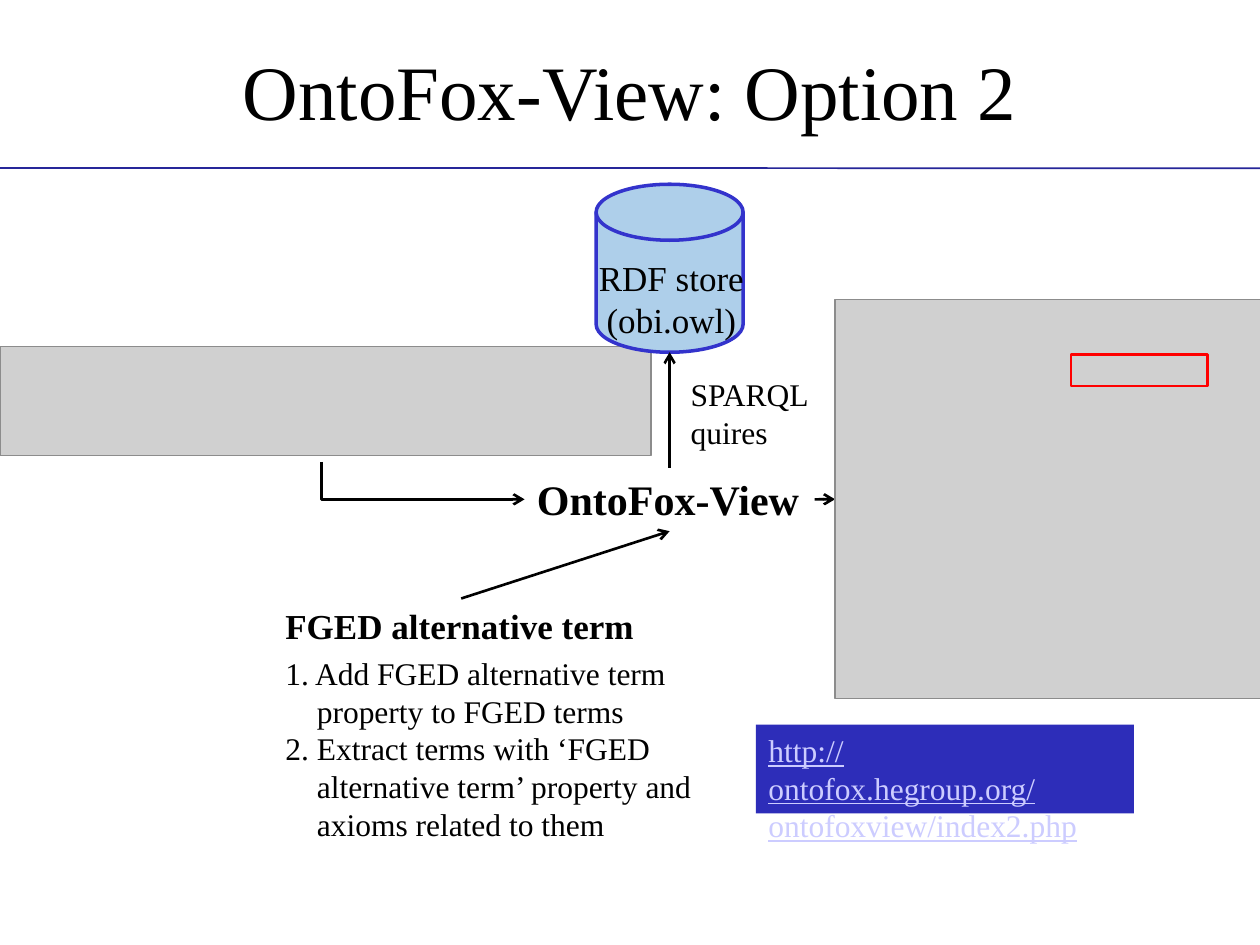
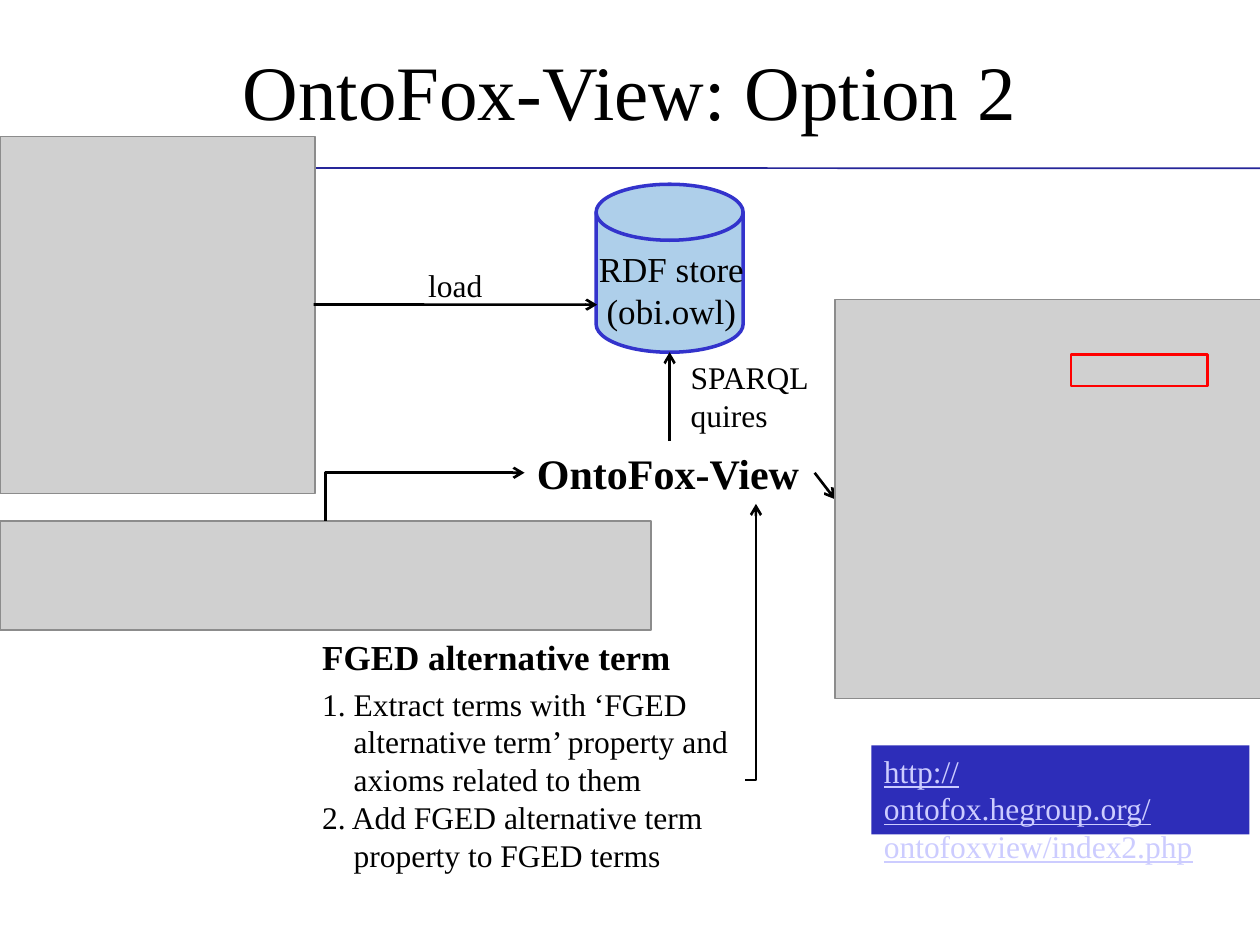
Before and after one commit to obi-ontology/obi-legacy-svn, a slide deck: slide 17 of trunk/docs/presentations/OBI tutorial July 2011 ICBO/MIREOT-View.pptx. Drawn at 1260x945 pixels with LibreOffice and Linux fonts; fonts in the diff are those of the drawing; grey boxes stand for pictures; background and template pictures are left out. Boxes give left, top, right and bottom in pixels: in the first picture for what was removed or moved away, otherwise in the second. Text is boxed around its words. In the diff, an @@ line names an element or a change of style, - is before the commit and + after.

```diff
--- a/trunk/docs/presentations/OBI tutorial July 2011 ICBO/MIREOT-View.pptx
+++ b/trunk/docs/presentations/OBI tutorial July 2011 ICBO/MIREOT-View.pptx
@@ picture added at [0,136,315,493] @@
@@ text "RDF store": place and size @@
-text "RDF store" at [599,264,744,341]
+text "RDF store" at [599,254,744,331]
@@ text added at [428,275,482,298], 18 pt, text #000000 @@
+load
@@ arrow added from (314, 305) to (597, 305), #000000 1.5 pt @@
@@ arrow moved from (669, 467) - (669, 353) to (669, 441) - (669, 353) @@
@@ text "SPARQL": place and size @@
-text "SPARQL" at [691,385,809,451]
+text "SPARQL" at [691,368,809,433]
@@ text "OntoFox-View": place and size @@
-text "OntoFox-View" at [537,486,799,516]
+text "OntoFox-View" at [537,460,799,490]
@@ elbow arrow moved from (321, 462) - (524, 499) to (325, 520) - (524, 472) @@
@@ arrow moved from (815, 499) - (835, 499) to (815, 472) - (835, 499) @@
@@ elbow arrow added from (746, 780) to (756, 504), #000000 1.5 pt @@
@@ picture: place and size @@
-picture at [0,346,651,456]
+picture at [0,520,651,630]
@@ arrow removed from (461, 598) to (669, 532) @@
@@ text "FGED alternative term": place and size @@
-text "FGED alternative term" at [285,614,634,640]
+text "FGED alternative term" at [322,645,670,671]
@@ text "1. Extract terms with ‘FGED": place and size @@
-text "1. Extract terms with ‘FGED" at [285,663,691,837]
+text "1. Extract terms with ‘FGED" at [322,694,727,873]
@@ text at [322,694,687,717]: text changed @@
-1. Add FGED alternative term
-property to FGED terms
-2. Extract terms with ‘FGED
+1. Extract terms with ‘FGED
@@ rectangle "http://ontofox.hegroup.org/ontofoxview/index2.php": place and size @@
-rectangle "http://ontofox.hegroup.org/ontofoxview/index2.php" at [756,724,1134,814]
+rectangle "http://ontofox.hegroup.org/ontofoxview/index2.php" at [872,746,1250,835]
@@ text at [322,807,703,873]: paragraphs added @@
+2. Add FGED alternative term
+property to FGED terms
```
Also in this commit, not shown: 3 other slides changed.
